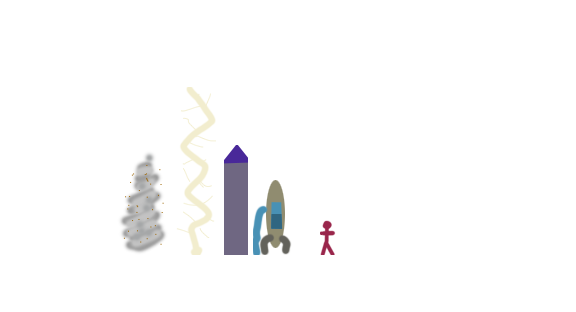
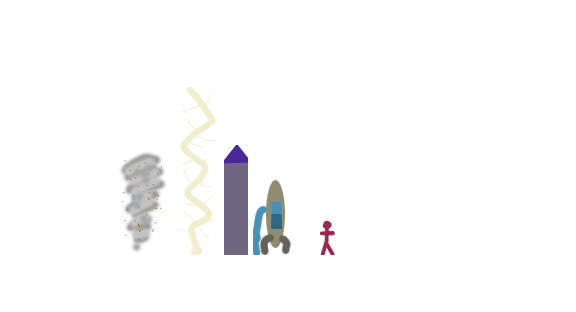
The second 576 x 312 image is a revision of the first. Changes to its layers:
painted on "Vrstva 5" over [118, 151, 168, 254]
